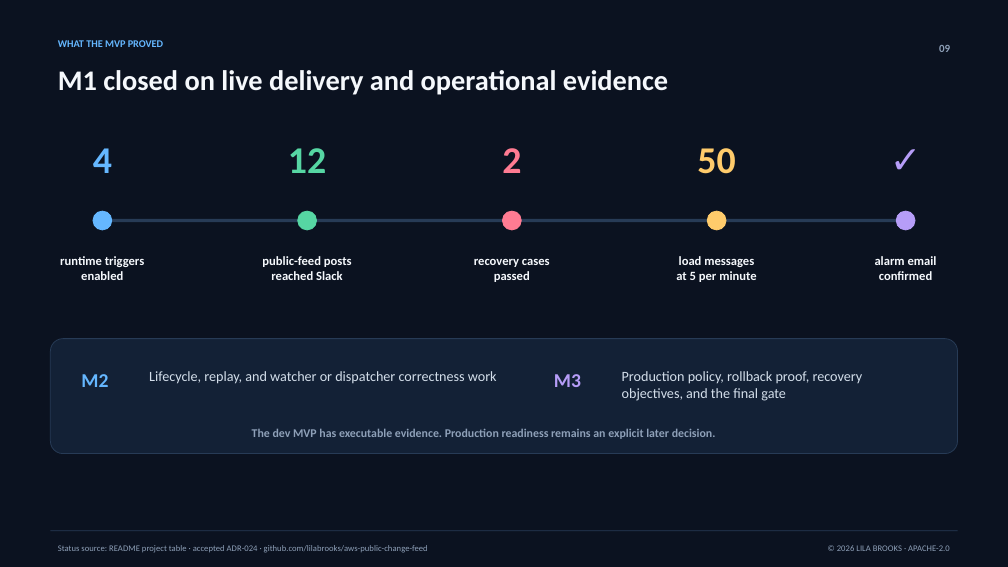
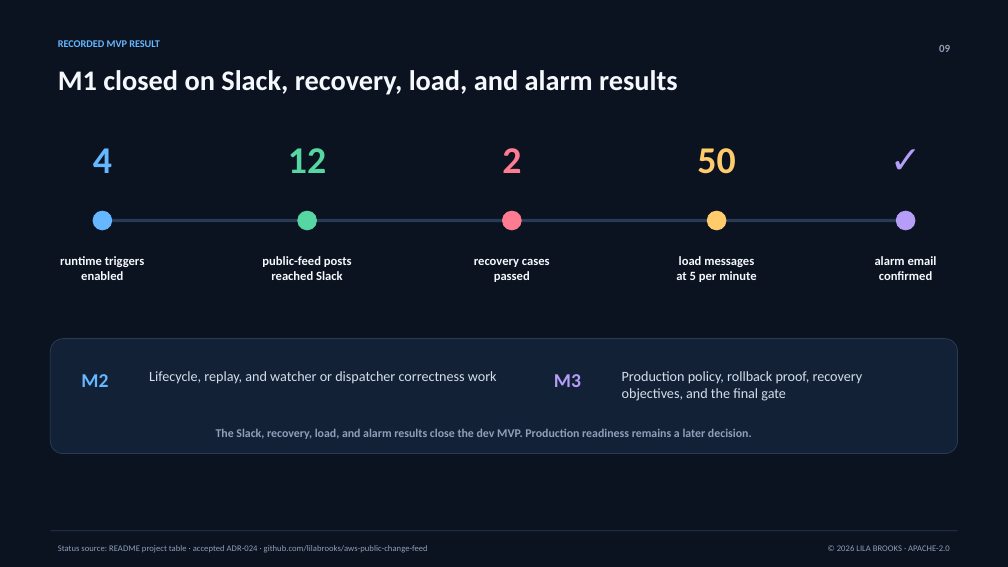
Before and after one commit to lilabrooks/aws-public-change-feed, a slide deck: slide 9 of site/media/mvp-evidence-v2/aws-public-change-alerting-mvp-evidence-v2.pptx. Drawn at 1008x567 pixels with LibreOffice and Linux fonts; fonts in the diff are those of the drawing. Boxes give left, top, right and bottom in pixels: in the first picture for what was removed or moved away, otherwise in the second. Text is boxed around its words. In the diff, an @@ line names an element or a change of style, - is before the commit and + after.

Commit message:
docs: replace abstract MVP language with concrete system behavior (#160)
Update the README, site, diagram, walkthrough, video, captions, deck, PDF, and governing prose to name the matched fields, AWS services, delivery states, and recorded results directly.\n\nThis is a documentation, site, and media change only. It does not change matcher configuration, runtime behavior, contracts, trust boundaries, or delivery guarantees, so no ADR or application-package rebuild is required. The corpus evaluator still reports 1.000 precision and 1.000 recall.

```diff
--- a/site/media/mvp-evidence-v2/aws-public-change-alerting-mvp-evidence-v2.pptx
+++ b/site/media/mvp-evidence-v2/aws-public-change-alerting-mvp-evidence-v2.pptx
@@ text at [58, 40, 160, 47]: text changed @@
-WHAT THE MVP PROVED
+RECORDED MVP RESULT
@@ text at [58, 70, 678, 95]: text changed @@
-M1 closed on live delivery and operational evidence
+M1 closed on Slack, recovery, load, and alarm results
@@ text at [216, 428, 752, 439]: text changed @@
-The dev MVP has executable evidence. Production readiness remains an explicit later decision.
+The Slack, recovery, load, and alarm results close the dev MVP. Production readiness remains a later decision.
```
Also in this commit, not shown: 6 other slides changed, 23 other files.
